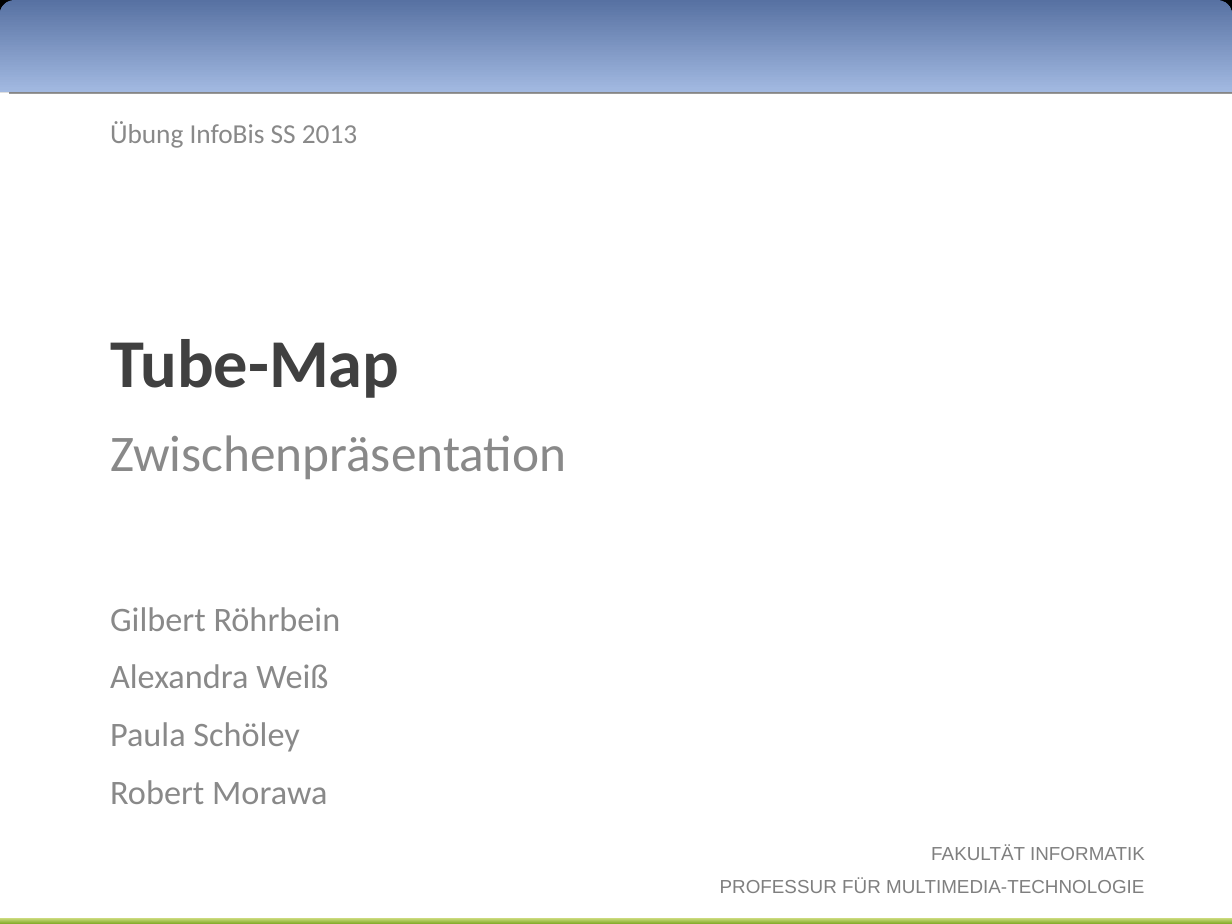
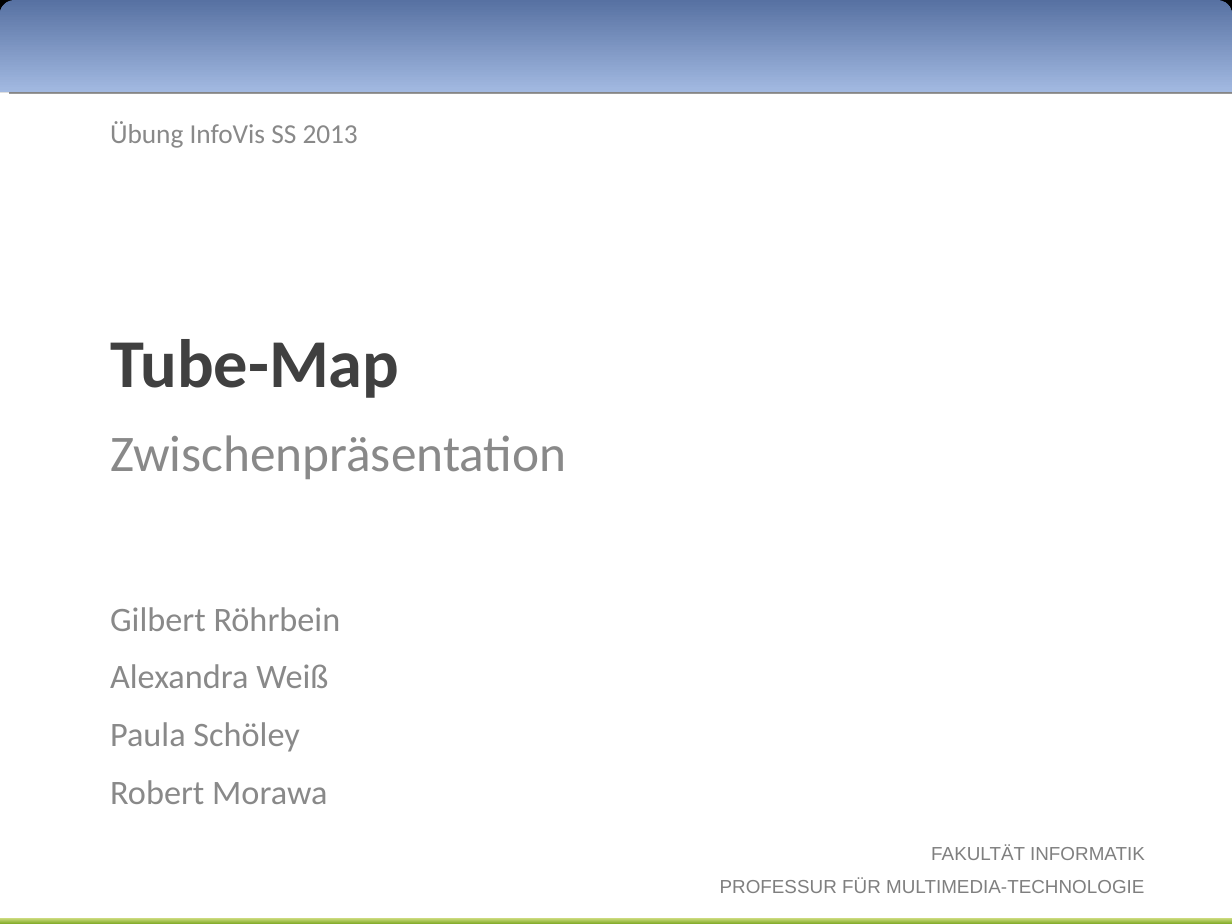
Before and after one commit to Rajikarubijua/bushumappu, a slide deck: slide 1 of presentation/zwischenpräsentation.odp. Drawn at 1232x924 pixels with LibreOffice and Linux fonts; fonts in the diff are those of the drawing; background and template pictures are left out. Boxes give left, top, right and bottom in pixels: in the first picture for what was removed or moved away, otherwise in the second. Text is boxed around its words. In the diff, an @@ line names an element or a change of style, - is before the commit and + after.

```diff
--- a/presentation/zwischenpräsentation.odp
+++ b/presentation/zwischenpräsentation.odp
@@ text at <box>110,121,358,148</box>: text changed @@
-Übung InfoBis SS 2013
+Übung InfoVis SS 2013
```
Also in this commit, not shown: 2 other slides changed, 1 slide added, 2 slides removed.
